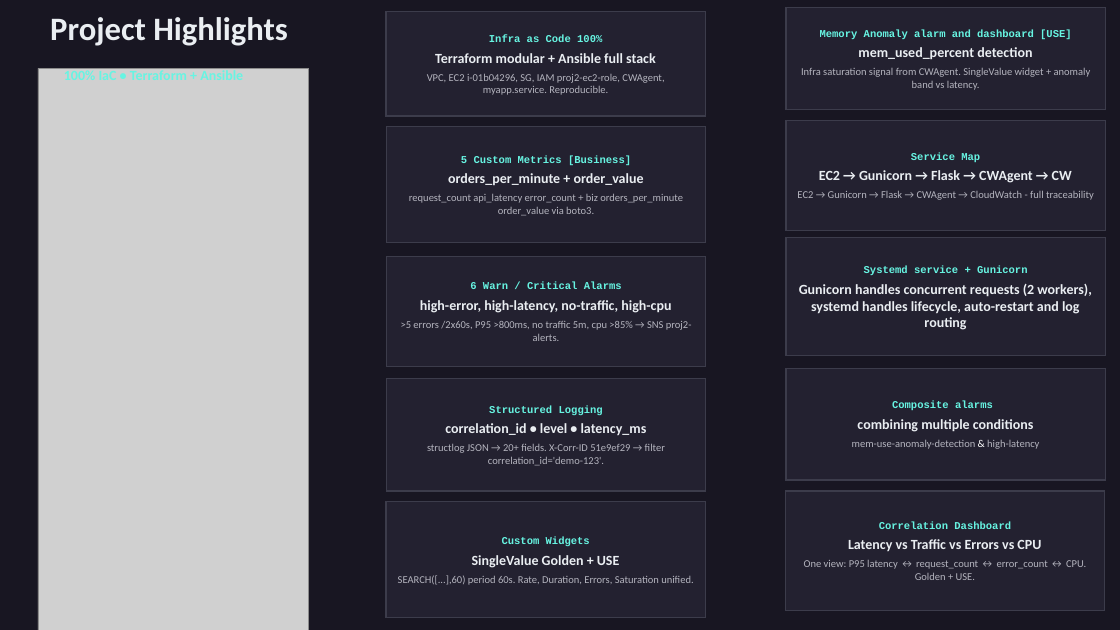
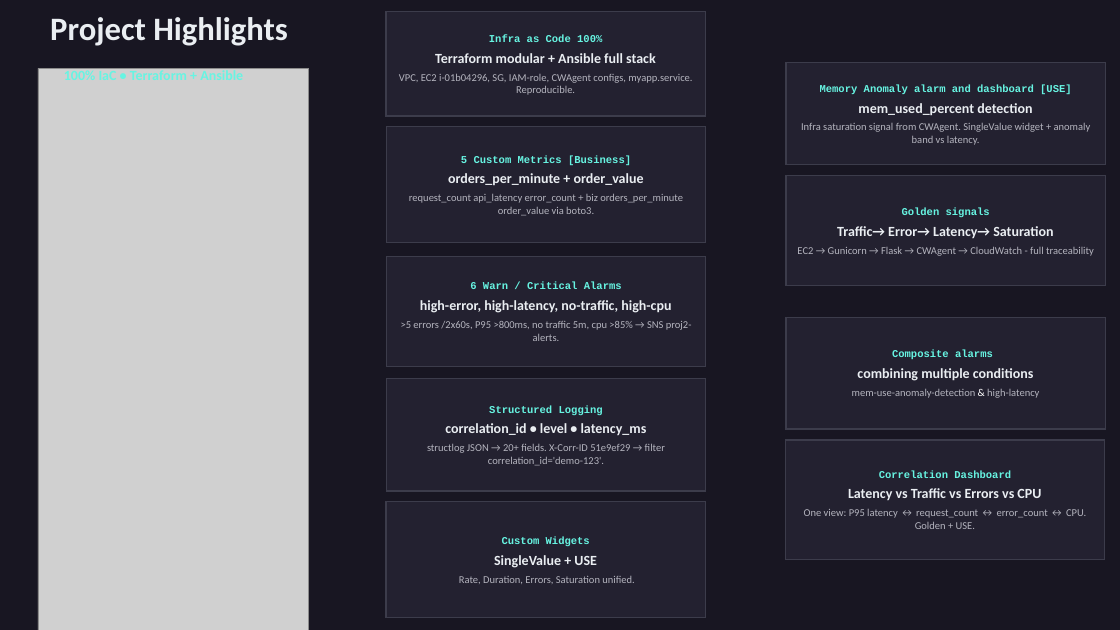
Before and after one commit to f-karamizadeh/ce-project-2-instrumented-monitored-service, a slide deck: slide 4 of presentation/Proj2-Observability-Deep-Dive.pptx. Drawn at 1120x630 pixels with LibreOffice and Linux fonts; fonts in the diff are those of the drawing; grey boxes stand for pictures. Boxes give left, top, right and bottom in pixels: in the first picture for what was removed or moved away, otherwise in the second. Text is boxed around its words. In the diff, an @@ line names an element or a change of style, - is before the commit and + after.

```diff
--- a/presentation/Proj2-Observability-Deep-Dive.pptx
+++ b/presentation/Proj2-Observability-Deep-Dive.pptx
@@ text in rectangle at [399,74,692,95]: text changed @@
-VPC, EC2 i-01b04296, SG, IAM proj2-ec2-role, CWAgent, myapp.service. Reproducible.
+VPC, EC2 i-01b04296, SG, IAM-role, CWAgent configs, myapp.service. Reproducible.
@@ rectangle "Memory Anomaly alarm and dashboard ...": place and size @@
-rectangle "Memory Anomaly alarm and dashboard ..." at [786,8,1106,109]
+rectangle "Memory Anomaly alarm and dashboard ..." at [786,63,1106,165]
@@ rectangle "Golden signals": place and size @@
-rectangle "Golden signals" at [786,121,1106,230]
+rectangle "Golden signals" at [786,176,1106,285]
@@ text in rectangle at [837,208,1053,238]: text changed @@
-Service Map
-EC2 → Gunicorn → Flask → CWAgent → CW
+Golden signals
+Traffic→ Error→ Latency→ Saturation
@@ rectangle removed at [786,238,1106,356] @@
-Systemd service + Gunicorn
-Gunicorn handles concurrent requests (2 workers), systemd handles lifecycle, auto-restart and log routing
@@ rectangle "Composite alarms": place and size @@
-rectangle "Composite alarms" at [786,368,1106,480]
+rectangle "Composite alarms" at [786,318,1106,429]
@@ rectangle "Correlation Dashboard": place and size @@
-rectangle "Correlation Dashboard" at [786,492,1105,611]
+rectangle "Correlation Dashboard" at [786,440,1105,560]
@@ text in rectangle at [459,555,634,584]: text changed @@
-SingleValue Golden + USE
-SEARCH([...],60) period 60s. Rate, Duration, Errors, Saturation unified.
+SingleValue + USE
+Rate, Duration, Errors, Saturation unified.
```
Also in this commit, not shown: 10 other slides changed, 1 slide removed, 9 other files.
